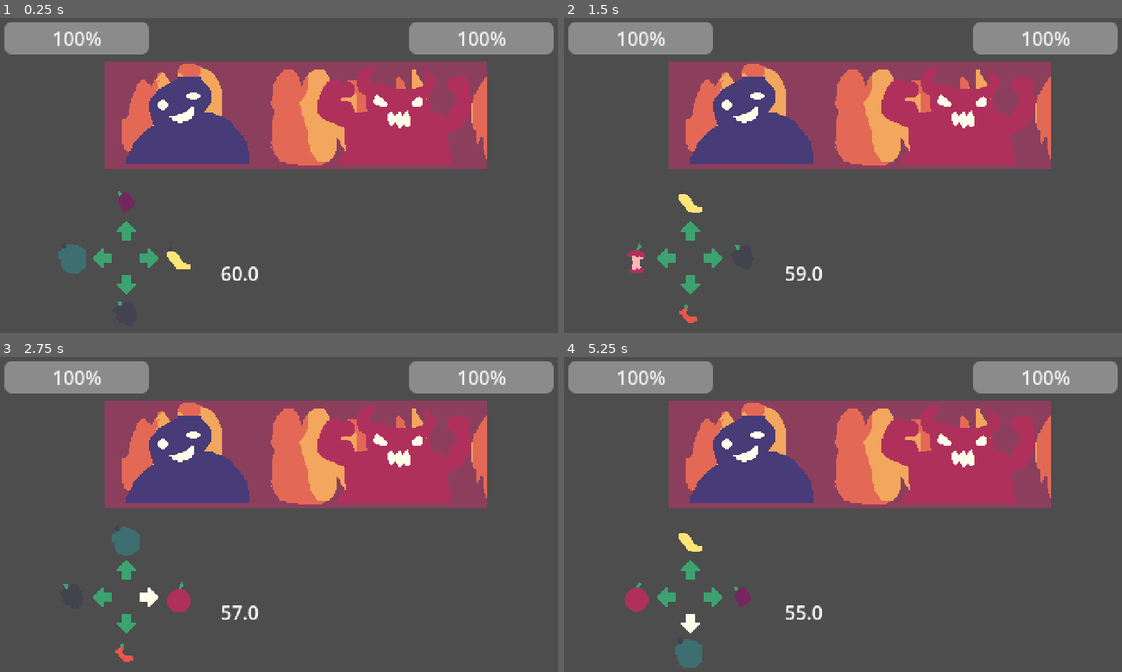
Above: before the commit, frames 1-4 (two rows, left to right).
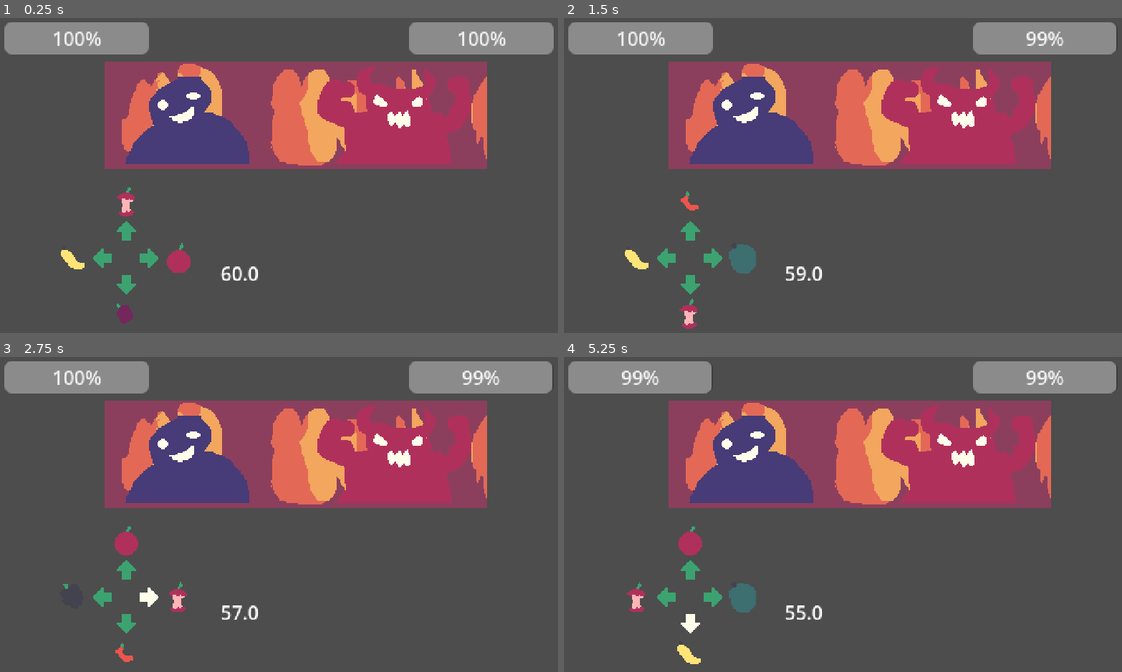
Above: after the commit, the same moments.

Repository: Explocamper2/peak_apples
Game: Godot game, scene res://main.tscn
Two runs of this game, one before a commit and one after it. Both use one fixed random seed, a clock stepped at 60 frames per second and the inputs below.
Inputs:
- Up to frame 1 (0.25 s): no input
- Up to frame 2 (1.5 s): tap Enter at 0.5 s; hold Right (right_arrow) 0.53-1.28 s; tap Space at 1.25 s; hold Down (down_arrow) from 1.28 s (still down)
- Up to frame 3 (2.75 s): tap Enter at 2 s; release Down (down_arrow) at 2.03 s; hold Right (right_arrow) from 2.03 s (still down)
- Up to frame 4 (5.25 s): release Right (right_arrow) at 2.78 s; hold Up (up_arrow) 2.78-3.53 s; tap Space at 3.5, 5 s; hold Left (left_arrow) 3.53-5.03 s; tap Enter at 4.25 s; hold Down (down_arrow) from 5.03 s (still down)

The runs differ from the first frame. In frame 1, 1.0% of the frame differs, in the area x 10-35%, y 53-98%; in frame 2, 1.2%; in frame 3, 0.8%; in frame 4, 1.7%, in the area x 9-100%, y 1-99%.
Error before the commit: Invalid type in function 'format' in base 'String'. Cannot convert argument 2 from int to String. (res://main.gd:101)

Commit message:
Updated main.gd
All fruits should work and do their specified action

Diff:
--- a/new-game-project/main.gd
+++ b/new-game-project/main.gd
@@ -37,6 +37,7 @@
 var current_stage = 1
 var combo_count = 0
 var damage_multi_active = false
+var apple_low_chance = false
 
 
 
@@ -90,7 +91,7 @@
 	damage_multi_active = false
 	if damage_multi_timer.time_left > 0:
 		amount = amount * damage_multi_timer.get_meta("multi_amount")
-	print("Dealing {} damage to {}".format(amount, target))
+	print("Dealing ", amount, " damage to ", target)
 
 	if target == "boss":
 		bossHealth -= amount
@@ -98,23 +99,59 @@
 		playerHealth -= amount
 
 func heal(target, amount):
-	print("Healing {} by {} points".format(target, amount))
+	print("Healing", target, " by ", amount, " points")
 	if target == "player":
 		playerHealth += amount
 	elif target == "boss":
 		bossHealth += amount
 
-func choose_random_fruits():
-	var chosen_fruits = []
-	var numbers = [0,1,2,3,4,5,6,7]
-	var count = 0
-	while count < 4:
-		count += 1
-		numbers.shuffle()
-		var num = numbers[1]
-		chosen_fruits.append(num)
-		numbers.erase(num)
-	return chosen_fruits
+
+var fruit_chances = {
+	"apple": 12.5,
+	"rotten apple": 12.5,
+	"banana": 12.5,
+	"berry": 12.5,
+	"durian": 12.5,
+	"eaten apple": 12.5,
+	"hot pepper": 12.55,
+	"reaper pepper": 12.5
+}
+
+func choose_random_fruits() -> Array:
+	var chosen = []
+	var pool = fruit_chances.duplicate()
+	if apple_low_chance == true:
+		for fruit in fruit_chances:
+			if fruit == "apple":
+				fruit_chances["apple"] = 5
+			else: fruit = "13.57"
+	else: for fruit in fruit_chances: fruit = 12.5
+
+	while chosen.size() < 4 and pool.size() > 0:
+		var total_chance = 0
+		for chance in pool.values():
+			total_chance += chance
+
+		var rand = randi() % int(total_chance)
+		var cumulative = 0
+
+		for fruit in pool.keys():
+			cumulative += pool[fruit]
+			if rand < cumulative:
+				chosen.append(convert_num_name(fruit))
+				pool.erase(fruit)
+				break
+	return chosen
+
+func convert_num_name(input):
+	if typeof(input) == TYPE_STRING:
+		for fruit in FruitsDB.fruits:
+			if fruit["name"].to_lower() == input:
+				return fruit["index"]
+	elif typeof(input) == TYPE_INT:
+		for fruit in FruitsDB.fruits:
+			if fruit["index"] == input:
+				return fruit["name"]
 
 func use_fruit(fruit_index):
 	print(fruit_index)
@@ -139,6 +176,8 @@
 					# have 2x damage for 5 sec
 					damage_multi_timer.wait_time = effects["length"]
 					damage_multi_timer.set_meta("multi_amount", amount)
+				elif action == "reduce apple spawn":
+					apple_low_chance = true
 
 
 func _process(_delta) -> void:
@@ -147,6 +186,7 @@
 	if choosing_fruit == false:
 		use_fruit(chosen_fruit)
 		var fruits = choose_random_fruits()
+		# print("fruits: ", fruits)
 		option_up.frame = fruits[0]
 		option_down.frame = fruits[1]
 		option_left.frame = fruits[2]
